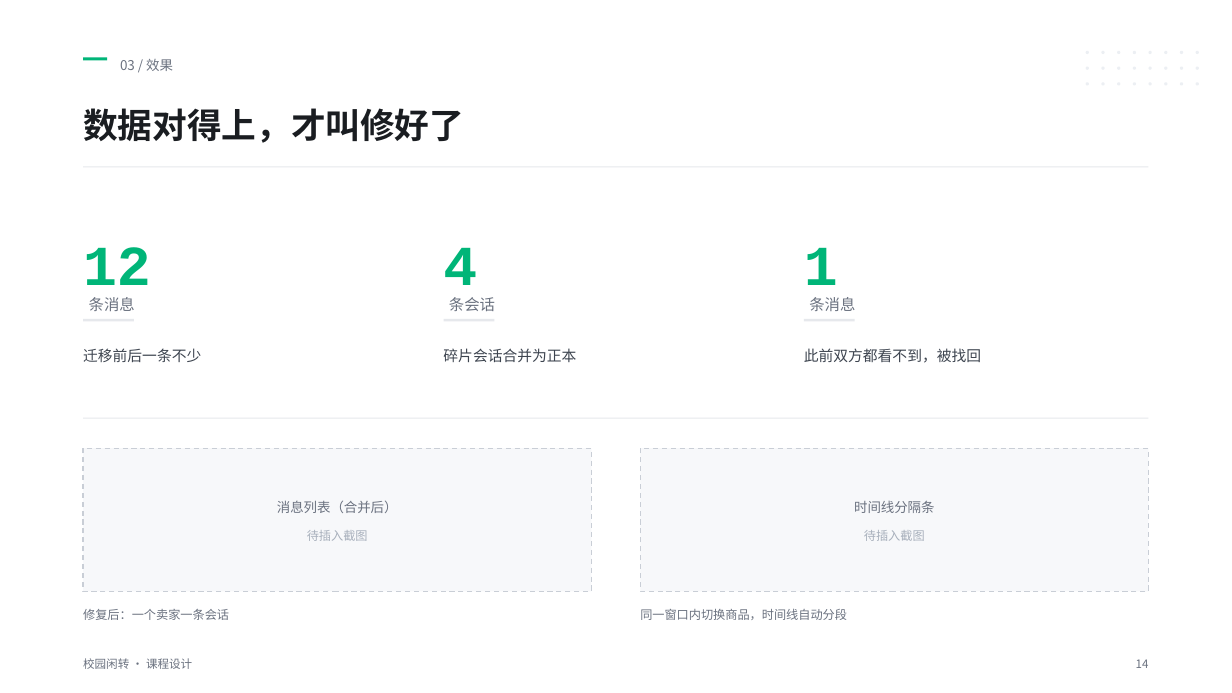
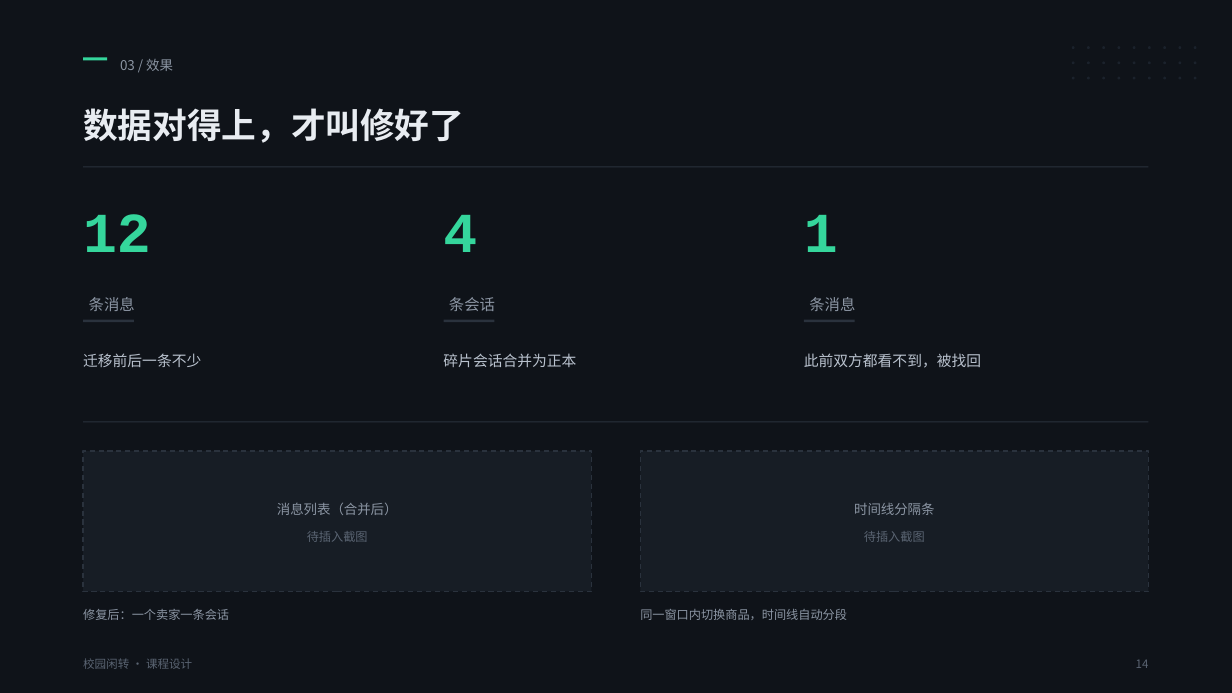
Before and after one commit to Zion-17/xiaoyuanershou, a slide deck: slide 14 of docs/ppt/答辩PPT.pptx. Drawn at 1232x693 pixels with LibreOffice and Linux fonts; fonts in the diff are those of the drawing. Boxes give left, top, right and bottom in pixels: in the first picture for what was removed or moved away, otherwise in the second. Text is boxed around its words. In the diff, an @@ line names an element or a change of style, - is before the commit and + after.

Commit message:
docs: PPT 统一深色主题，修复文字重叠

```diff
--- a/docs/ppt/答辩PPT.pptx
+++ b/docs/ppt/答辩PPT.pptx
@@ rectangle added at <box>0,0,1232,693</box>, fill #0F1319 @@
@@ rectangle at <box>83,57,107,61</box>: fill #00B578 to #35D69C @@
@@ ellipse added at <box>1194,46,1197,49</box>, fill #1B222C @@
@@ text "数据对得上，才叫修好了" at <box>83,108,464,143</box>: text colour #1A1D21 to #E8ECF1 @@
@@ 24 ellipses: place and size @@
-24 ellipses at <box>1086,51,1200,86</box>
+24 ellipses at <box>1072,46,1182,79</box>
@@ fill #ECEFF3 to #1B222C in 24 elements at <box>1072,46,1075,49</box>, <box>1072,62,1075,65</box>, <box>1087,46,1090,49</box>, <box>1087,62,1090,65</box>, <box>1103,46,1105,49</box>, <box>1103,62,1105,65</box>, <box>1072,77,1075,79</box>, <box>1117,46,1120,49</box>, <box>1117,62,1120,65</box>, <box>1133,46,1136,49</box>, <box>1133,62,1136,65</box>, <box>1087,77,1090,79</box>, <box>1103,77,1105,79</box>, <box>1148,46,1151,49</box>, <box>1148,62,1151,65</box>, <box>1164,46,1166,49</box>, <box>1164,62,1166,65</box>, <box>1179,46,1182,49</box>, <box>1179,62,1182,65</box>, <box>1117,77,1120,79</box>, <box>1133,77,1136,79</box>, <box>1148,77,1151,79</box>, <box>1164,77,1166,79</box>, <box>1179,77,1182,79</box> @@
@@ ellipse added at <box>1194,62,1197,65</box>, fill #1B222C @@
@@ ellipse added at <box>1194,77,1197,79</box>, fill #1B222C @@
@@ text colour #00B578 to #35D69C; line spacing 1.45 to 1 in 3 elements at <box>83,214,151,252</box>, <box>443,215,477,252</box>, <box>804,215,838,252</box> @@
@@ text colour #3D444F to #B9C2CE; line spacing 1.5 to 1.55 in 3 elements at <box>83,353,201,367</box>, <box>443,353,576,367</box>, <box>804,353,981,368</box> @@
@@ fill #E6E8EC to #2A323D in 5 elements at <box>83,166,1149,167</box>, <box>83,320,134,323</box>, <box>444,320,494,323</box>, <box>804,320,855,323</box>, <box>83,421,1149,422</box> @@
@@ rectangle at <box>83,451,592,592</box>: fill #F7F8FA to #171D25; outline #C9CED6 1 pt dashed to #2A323D 1 pt dashed @@
@@ rectangle at <box>640,451,1149,592</box>: fill #F7F8FA to #171D25; outline #C9CED6 1 pt dashed to #2A323D 1 pt dashed @@
@@ text colour #6B7280 to #8B95A3 in 8 elements at <box>120,59,173,71</box>, <box>89,297,135,311</box>, <box>449,297,495,311</box>, <box>809,297,855,311</box>, <box>83,609,229,620</box>, <box>640,609,847,620</box>, <box>277,503,398,515</box>, <box>854,503,934,515</box> @@
@@ text "待插入截图" at <box>307,531,368,542</box>: text colour #A8B0BC to #5A6472 @@
@@ text "待插入截图" at <box>864,531,925,542</box>: text colour #A8B0BC to #5A6472 @@
@@ text "校园闲转 · 课程设计" at <box>83,658,192,669</box>: text colour #6B7280 to #5A6472 @@
@@ text "14" at <box>1136,660,1149,668</box>: text colour #6B7280 to #5A6472 @@
```
Also in this commit, not shown: 15 other slides changed, 18 other files.
